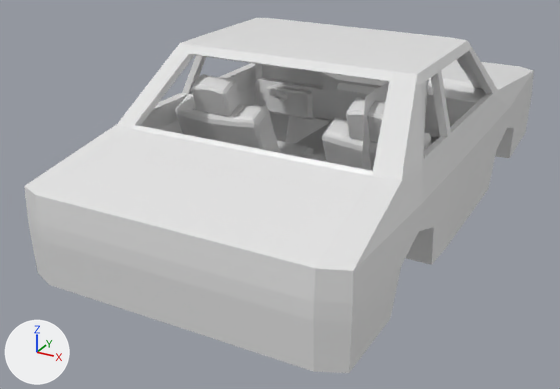
Two versions of the glTF model src/assets/models/taxi.gltf, one commit apart.
The view is the same before and after, from a camera (50 mm lens) standing at (3.87, -7.97, 3.09) and looking at (-0.45, -0.12, -0.83). Lighting does not change. The marker at lower left points along +X, +Y and +Z. Where no turn or scale is listed for an object, it has been applied to the vertices. Vertices at the same position are counted once.

The scene before the commit, as lines of its bpy script (objects in view):
```python
ob_dashbase = bpy.data.objects.new('dashBase', me_cube_001)
ob_dashbase.location = (0.0, 1.469, -0.002)
ob_dashbase.scale = (-1.58, 0.248, 0.218)
ob_driverseat_back = bpy.data.objects.new('driverSeat_Back', me_cube_004)
ob_driverseat_back.location = (-0.976, -0.408, -0.249)
ob_driverseat_bottom = bpy.data.objects.new('driverSeat_Bottom', me_cube_002)
ob_driverseat_bottom.location = (-0.974, 0.224, -0.545)
ob_passengerref = bpy.data.objects.new('passengerRef', me_plane)
ob_passengerref.location = (0.996, 0.012, -0.13)
ob_passengerseat_back = bpy.data.objects.new('passengerSeat_Back', me_cube_005)
ob_passengerseat_back.location = (0.976, -0.408, -0.249)
ob_steeringcolumn = bpy.data.objects.new('steeringColumn', me_cylinder)
ob_steeringcolumn.location = (-1.038, 0.975, 0.09)
ob_steeringdashconnector = bpy.data.objects.new('steeringDashConnector', me_cube_013)
ob_steeringdashconnector.location = (-1.007, 1.179, -0.082)
ob_taxishell = bpy.data.objects.new('taxiShell', me_cube)
ob_taxishell.location = (0.0, 0.0, 0.0)
```
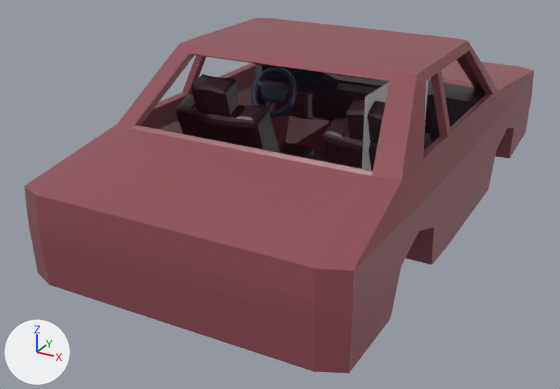
Diff of the bpy script that builds the scene:
```diff
--- a/src/assets/models/taxi.gltf.py
+++ b/src/assets/models/taxi.gltf.py
@@ mat_material @@
 mat_material = principled_material('Material')
-mat_material.base_color = (0.8, 0.8, 0.8)  # white #e7e7e7
+mat_material.texture = img_migue_8x
 mat_material.roughness = 0.4
@@ me_cube @@
 me_cube.from_pydata(...)  # 372 vertices, 760 faces; spans x -1.81..1.81, y -3.11..4.18, z -0.95..1.11
+# me_cube part 1: texture (UV) coordinates of 728 of 760 faces, centred in x -1.81..1.81, y -3.11..4.18, z -0.95..1.11, changed; they spanned u 0.25..0.75, v 0.37..0.88 and now span u 0.11..0.11, v 0.5..0.51
 me_cube.materials.append(mat_material)
@@ me_cube_005 @@
 me_cube_005.from_pydata(...)  # 229 vertices, 450 faces; spans x -0.57..0.57, y -0.49..0.47, z -0.57..1.01
+# me_cube_005 part 2: texture (UV) coordinates of 450 of 450 faces, centred in x -0.57..0.57, y -0.49..0.45, z -0.53..1.0, changed; they spanned u 0.12..0.87, v 0.0..1.0 and now span u 0.52..0.54, v 0.49..0.51
+me_cube_005.materials.append(mat_material)  # picture img_migue_8x
@@ me_cylinder @@
 me_cylinder.from_pydata(...)  # 16 vertices, 28 faces; spans x -0.054..0.054, y -0.247..0.247, z -0.152..0.152
+# me_cylinder part 3: texture (UV) coordinates of 28 of 28 faces, centred in x -0.049..0.049, y -0.237..0.242, z -0.143..0.131, changed; they spanned u 0.0..1.0, v 0.01..1.0 and now span u 0.72..0.74, v 0.49..0.51
+me_cylinder.materials.append(mat_material)  # picture img_migue_8x
@@ me_cube_013 @@
 me_cube_013.from_pydata(...)  # 24 vertices, 44 faces; spans x -0.329..0.329, y -0.122..0.122, z -0.211..0.238
+# me_cube_013 part 4: texture (UV) coordinates of 44 of 44 faces, centred in x -0.329..0.329, y -0.122..0.122, z -0.203..0.231, changed; they spanned u 0.12..0.86, v 0.0..0.98 and now span u 0.08..0.08, v 0.56..0.56
+me_cube_013.materials.append(mat_material)  # picture img_migue_8x
@@ me_cube_014 @@
 me_cube_014.from_pydata(...)  # 40 vertices, 62 faces; spans x -0.169..0.169, y -0.268..0.268, z -0.026..0.026
+me_cube_014.materials.append(mat_material)  # picture img_migue_8x
@@ ob_steeringwheelspoke3 @@
+ob_steeringwheelspoke3 = bpy.data.objects.new('steeringWheelSpoke3', me_cube_011)  # 8 vertices, 12 faces; spans x -0.261..-0.06, y 0.024..0.112, z -0.012..0.105; in mat_material (picture img_migue_8x)
+ob_steeringwheelspoke3.location = (-1.038, 0.712, 0.21)
@@ ob_steeringwheelspoke2 @@
+ob_steeringwheelspoke2 = bpy.data.objects.new('steeringWheelSpoke2', me_cube_012)  # 8 vertices, 12 faces; spans x 0.063..0.263, y 0.022..0.11, z -0.017..0.101; in mat_material (picture img_migue_8x)
+ob_steeringwheelspoke2.location = (-1.038, 0.712, 0.21)
@@ ob_steeringwheelspoke1 @@
+ob_steeringwheelspoke1 = bpy.data.objects.new('steeringWheelSpoke1', me_cube_010)  # 8 vertices, 12 faces; spans x -0.018..0.018, y -0.055..0.055, z -0.097..0.097; in mat_material (picture img_migue_8x)
+ob_steeringwheelspoke1.location = (-1.032, 0.678, 0.025)
@@ ob_steeringwheelmain @@
+ob_steeringwheelmain = bpy.data.objects.new('steeringWheelMain', me_cube_009)  # 280 vertices, 556 faces; spans x -0.337..0.336, y -0.161..0.165, z -0.308..0.311; in mat_material (picture img_migue_8x)
+ob_steeringwheelmain.location = (-1.032, 0.767, 0.189)
```

Boxes [x1, y1, x2, y2] around the edits, measured in the pictures (560 x 389 px):
'taxiShell', surface changed (white to brown)
    both: [24, 18, 534, 373]
'dashBase', surface changed (grey to black)
    both: [253, 63, 486, 162]
'driverSeat_Back', surface changed
    both: [175, 74, 282, 153]
'passengerSeat_Back', surface changed, recoloured (grey to brown)
    both: [322, 97, 432, 171]
'steeringDashConnector', surface changed, recoloured (grey to black)
    both: [265, 85, 314, 120]
'steeringWheelMain', added (black)
    after: [251, 67, 297, 117]
'driverSeat_Bottom', surface changed (grey to black)
    both: [277, 141, 313, 157]
'steeringColumn', surface changed, recoloured
    both: [269, 88, 287, 101]
'steeringWheelSpoke2', added
    after: [286, 85, 291, 90]
'steeringWheelSpoke3', added
    after: [257, 80, 262, 85]
part 3 of me_cylinder, surface changed
    before: [269, 88, 287, 101]
    after: [283, 95, 287, 101]
part 4 of me_cube_013, surface changed (grey to black)
    before: [265, 85, 314, 120]
    after: [266, 89, 314, 120]
